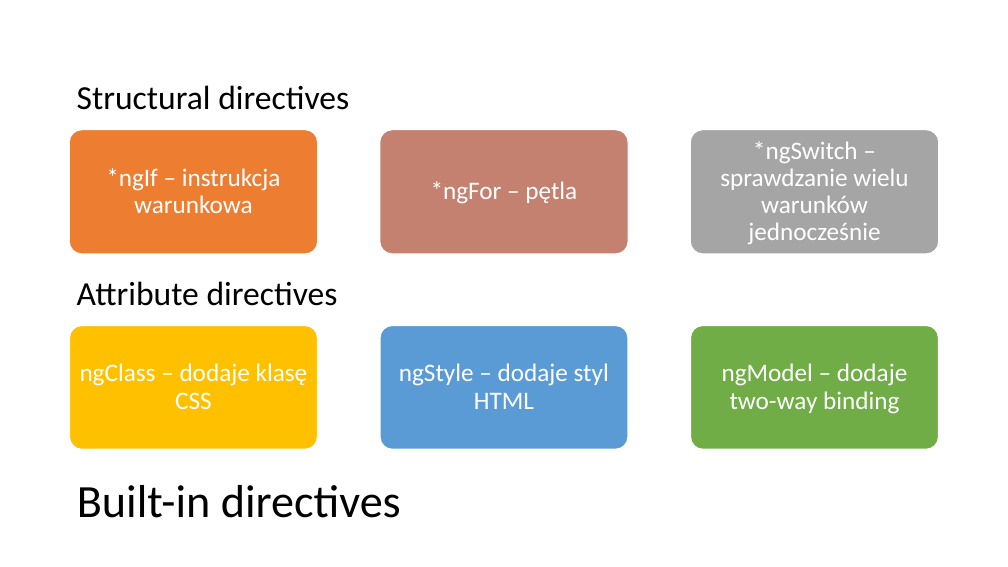
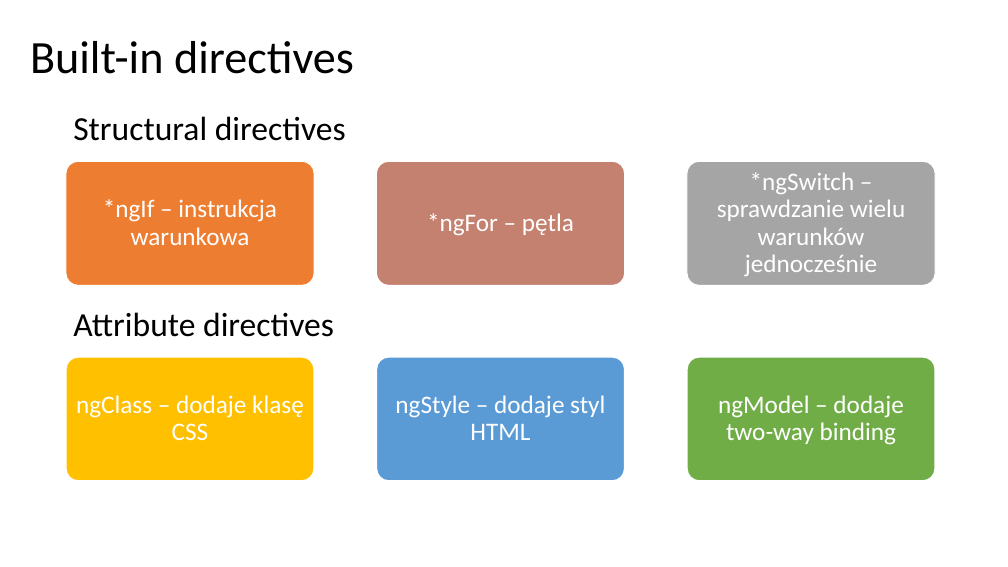
Before and after one commit to VadimPeczynski/Angular-Workshop, a slide deck: slide 26 of 1/presentation/Angular 1.pptx. Drawn at 1008x567 pixels with LibreOffice and Linux fonts; fonts in the diff are those of the drawing. Boxes give left, top, right and bottom in pixels: in the first picture for what was removed or moved away, otherwise in the second. Text is boxed around its words. In the diff, an @@ line names an element or a change of style, - is before the commit and + after.

```diff
--- a/1/presentation/Angular 1.pptx
+++ b/1/presentation/Angular 1.pptx
@@ title "Built-in directives": place and size @@
-title "Built-in directives" at (77,485,401,518)
+title "Built-in directives" at (30,41,354,74)
@@ 6 freeform shapes, 2 texts: place and size @@
-6 freeform shapes, 2 texts at (70,85,938,449)
+6 freeform shapes, 2 texts at (66,116,935,481)
```
Also in this commit, not shown: 2 other slides changed.
